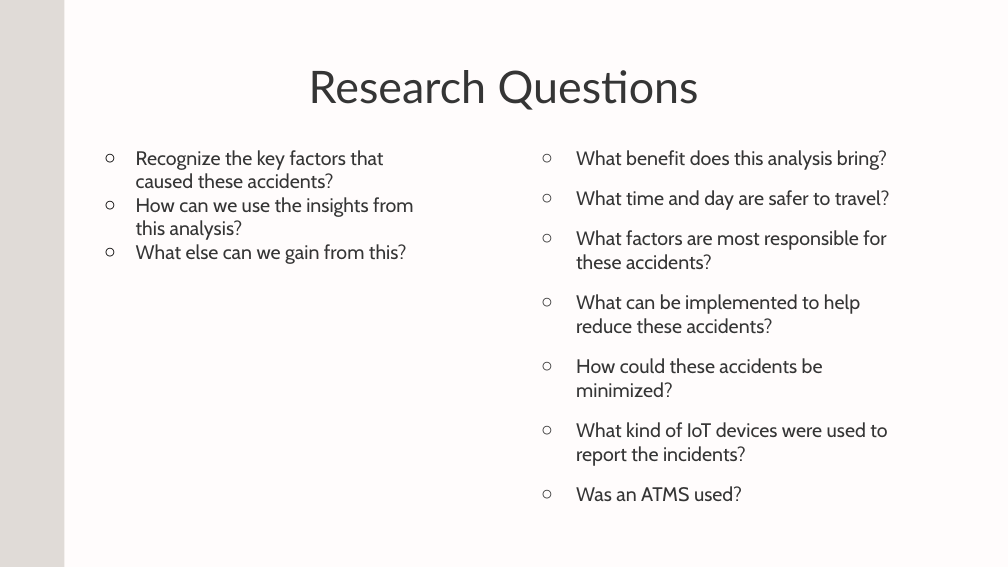
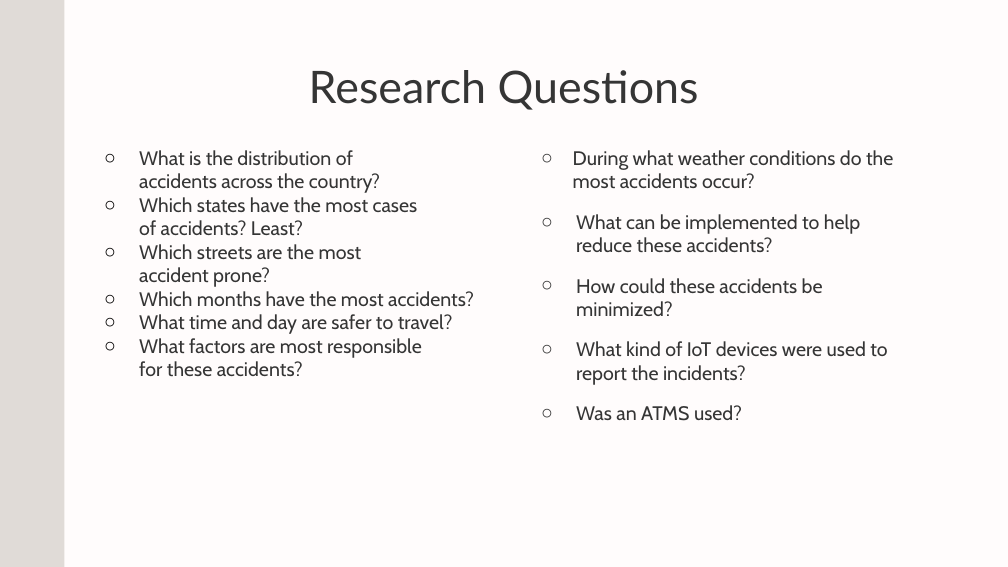
Before and after one commit to slie9/Intelligent-Mobility, a slide deck: slide 4 of Final Presentation - IM.pptx. Drawn at 1008x567 pixels with LibreOffice and Linux fonts; fonts in the diff are those of the drawing. Boxes give left, top, right and bottom in pixels: in the first picture for what was removed or moved away, otherwise in the second. Text is boxed around its words. In the diff, an @@ line names an element or a change of style, - is before the commit and + after.

```diff
--- a/Final Presentation - IM.pptx
+++ b/Final Presentation - IM.pptx
@@ text at (139,150,474,376): text changed @@
-○ Recognize the key factors that caused these accidents?
-○ How can we use the insights from this analysis?
-○ What else can we gain from this?
+○ What is the distribution of accidents across the country?
+○ Which states have the most cases of accidents? Least?
+○ Which streets are the most accident prone?
+○ Which months have the most accidents?
+○ What time and day are safer to travel?
+○ What factors are most responsible for these accidents?
@@ text at (573,150,893,188): text changed @@
-○ What benefit does this analysis bring?
-○ What time and day are safer to travel?
-○ What factors are most responsible for these accidents?
+○ During what weather conditions do the most accidents occur?
```
Also in this commit, not shown: 1 other slide changed, 2 other files.
